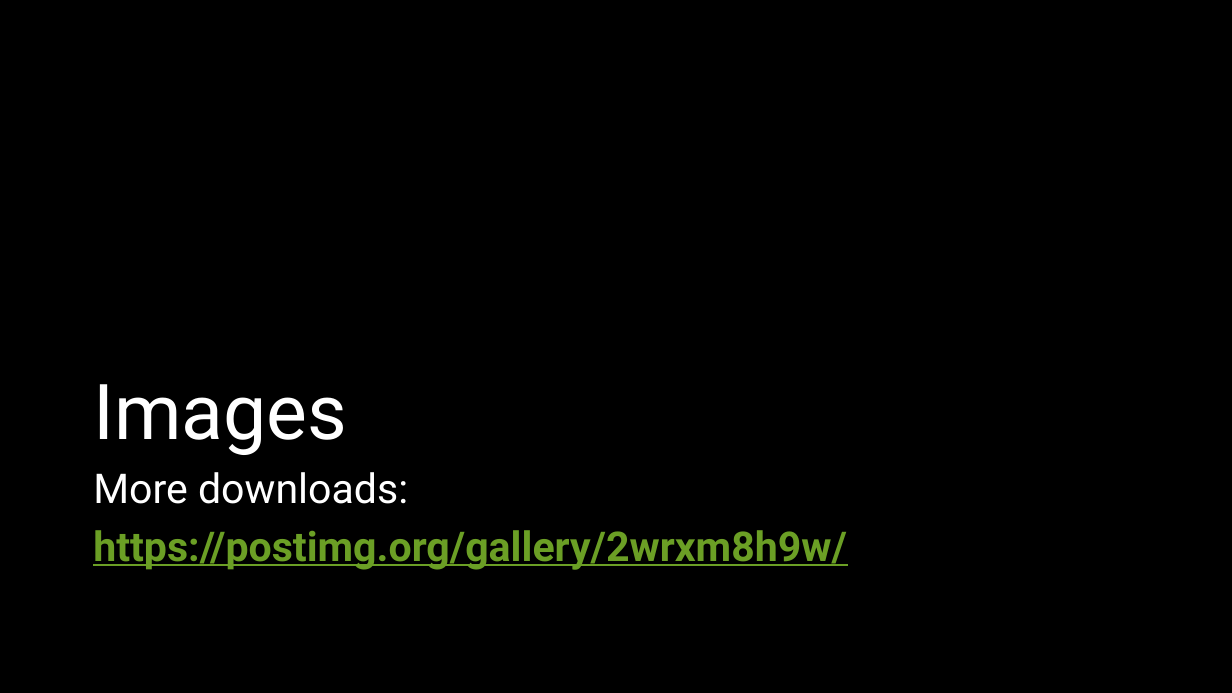
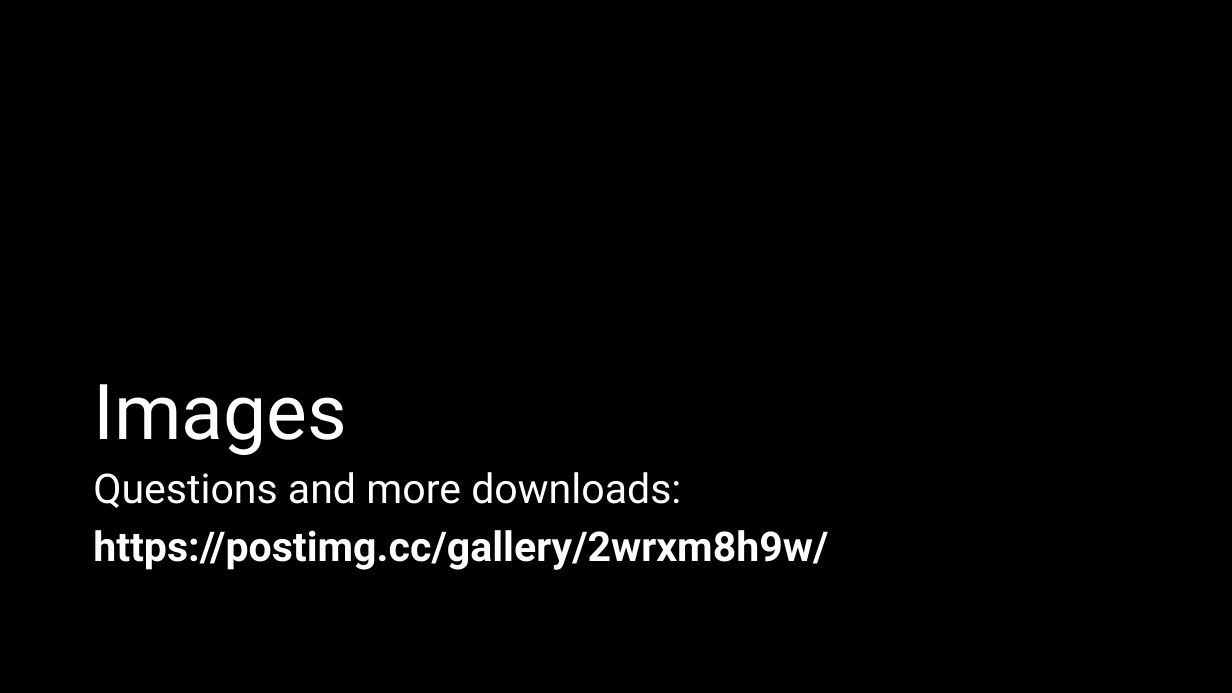
Before and after one commit to crhallberg/IMM120, a slide deck: slide 10 of Presentations/2018-10-01 - Event and Media.pptx. Drawn at 1232x693 pixels with LibreOffice and Linux fonts; fonts in the diff are those of the drawing. Boxes give left, top, right and bottom in pixels: in the first picture for what was removed or moved away, otherwise in the second. Text is boxed around its words. In the diff, an @@ line names an element or a change of style, - is before the commit and + after.

```diff
--- a/Presentations/2018-10-01 - Event and Media.pptx
+++ b/Presentations/2018-10-01 - Event and Media.pptx
@@ text at <box>93,472,828,570</box>: text changed; text colour #6B9F25 to #FFFFFF @@
-More downloads:
-https://postimg.org/gallery/2wrxm8h9w/
+Questions and more downloads:
+https://postimg.cc/gallery/2wrxm8h9w/
```
Also in this commit, not shown: 1 other slide changed, 2 slides added, 1 slide removed, 1 other file.
